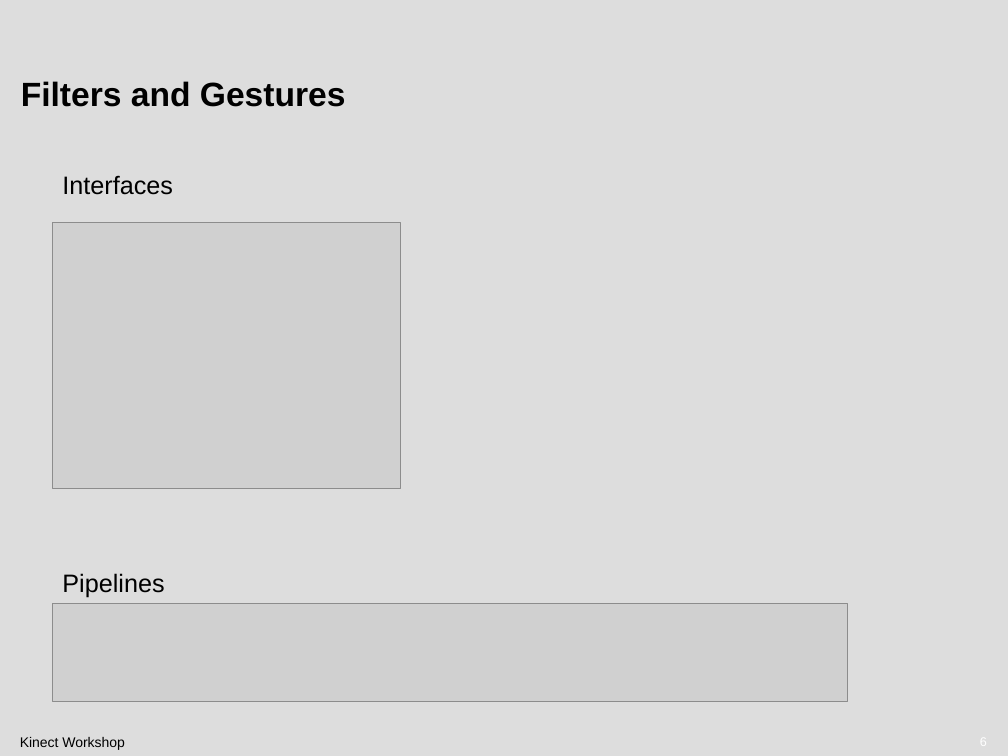
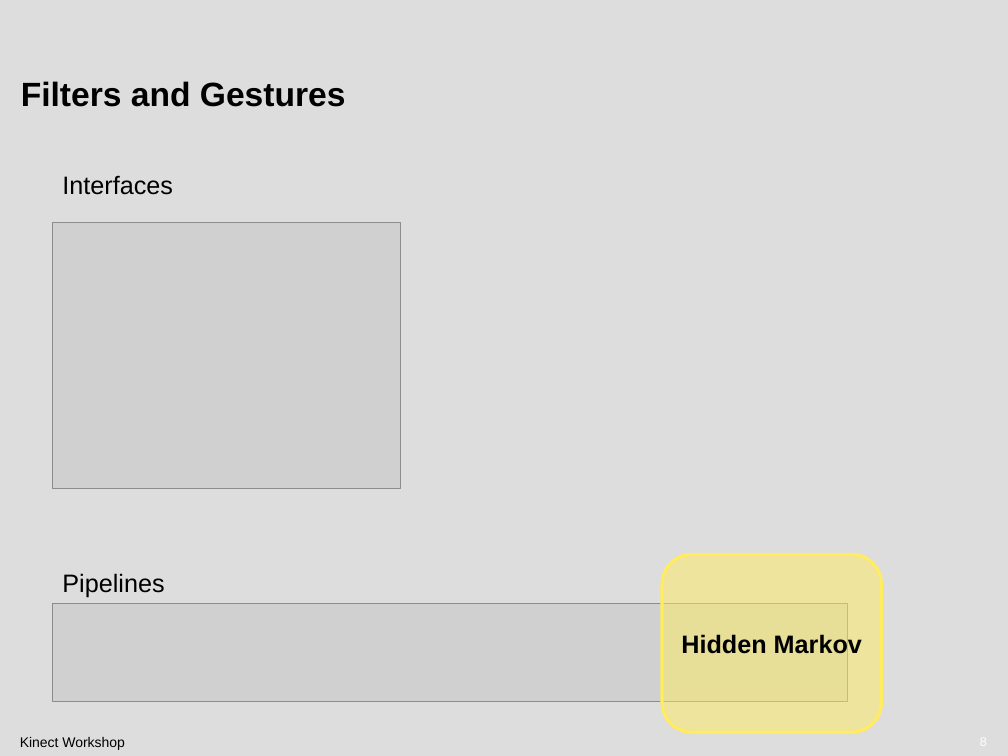
Before and after one commit to atosorigin/Kinect, a slide deck: slide 8 of doc/Demos/Workshop/Workshop presentation.pptx (slide 6 before the commit). Drawn at 1008x756 pixels with LibreOffice and Linux fonts; fonts in the diff are those of the drawing; grey boxes stand for pictures; background and template pictures are left out. Boxes give left, top, right and bottom in pixels: in the first picture for what was removed or moved away, otherwise in the second. Text is boxed around its words. In the diff, an @@ line names an element or a change of style, - is before the commit and + after.

```diff
--- a/doc/Demos/Workshop/Workshop presentation.pptx
+++ b/doc/Demos/Workshop/Workshop presentation.pptx
@@ rounded rectangle added at (662, 554, 882, 732), fill #FFEC5F at 50% opacity, outline #FFEC5F 2.25 pt, 18 pt, text #000000, bold @@
+Hidden Markov
```
Also in this commit, not shown: 3 other slides changed, 1 slide added.
